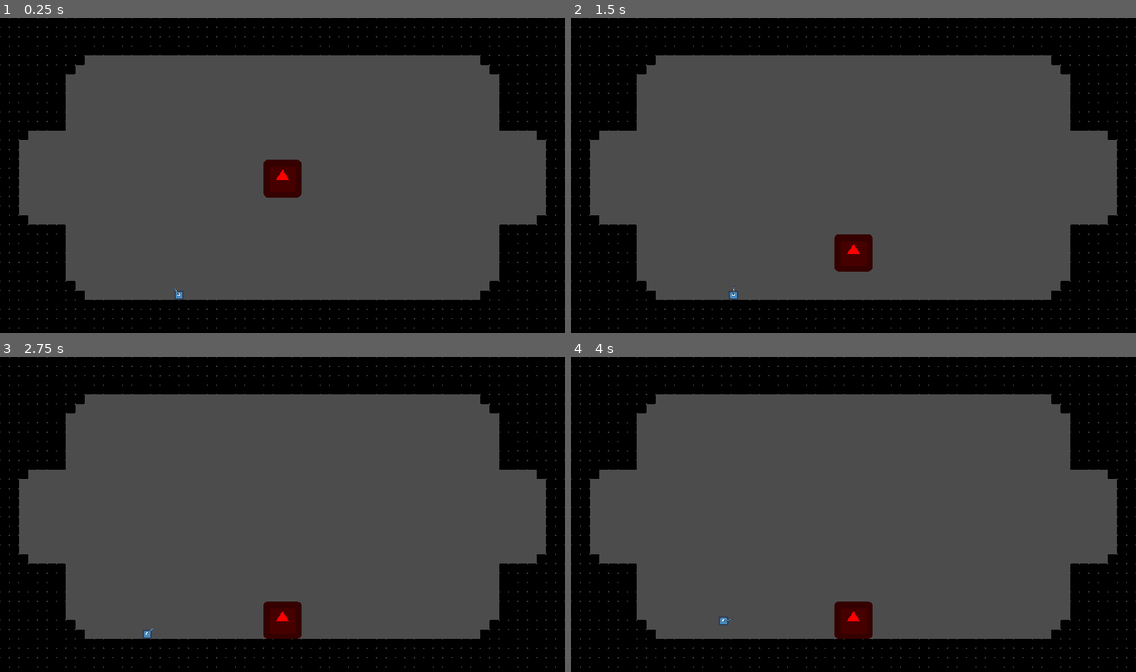
Above: before the commit, frames 1-4 (two rows, left to right).
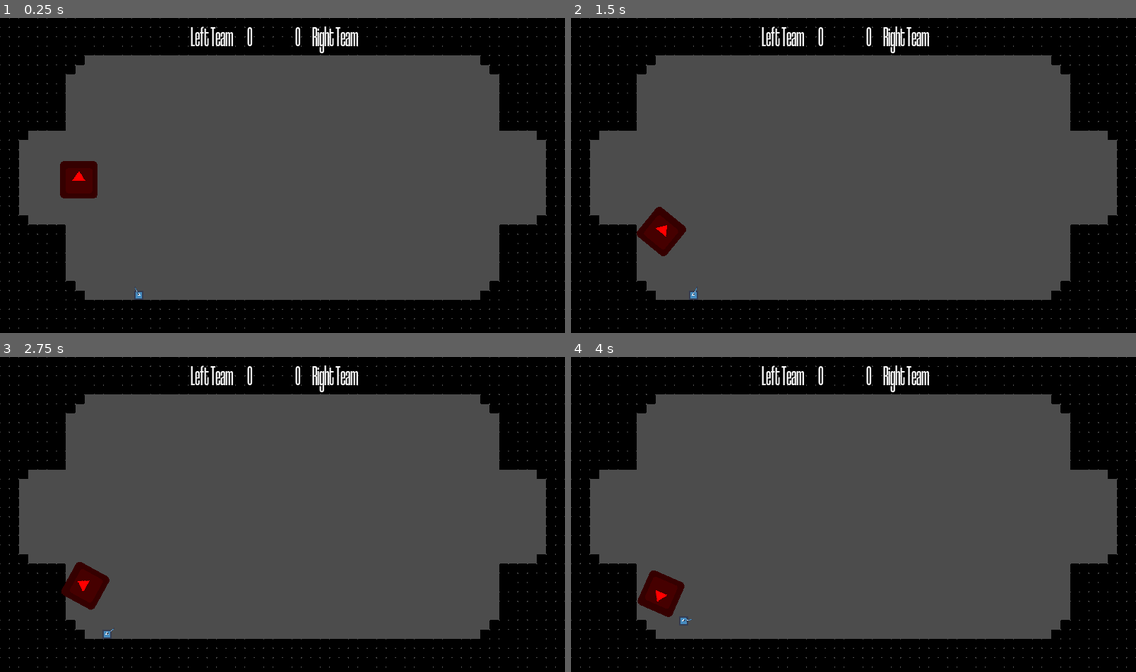
Above: after the commit, the same moments.

Repository: fijaniques/Shootball2D
Game: Godot game, scene res://Scenes/BaseMap/BaseMap.tscn
Same seed, same stepped clock (60 frames per second), same inputs: the game is played once before the commit and once after it. The engine's default icon, where the game draws it, is replaced by a stand-in: a white triangle on a blue panel in a dark square.
Inputs (mouse positions are in pixels of both pictures, inside the frame that each line leads up to):
- Up to frame 1 (0.25 s): no input
- Up to frame 2 (1.5 s): move the mouse to (977, 159) at 0.52 s; hold A (a) 0.53-1.28 s; tap D (d) at 0.8, 1.35 s; move the mouse to (740, 191) at 1.27 s
- Up to frame 3 (2.75 s): tap W (w) at 1.55, 2.1 s; move the mouse to (339, 445) at 2.02 s; hold A (a) from 2.03 s (still down)
- Up to frame 4 (4 s): move the mouse to (825, 577) at 2.77 s; release A (a) at 2.78 s; tap A (a) at 2.85 s; tap D (d) at 3.05 s; move the mouse to (1023, 561) at 3.52 s; hold D (d) from 3.53 s (still down); tap W (w) at 3.8 s

The runs differ from the first frame. In frame 1, 2.3% of the frame differs, in the area x 10-64%, y 2-90%; in frame 2, 2.3%, in the area x 11-64%, y 2-90%; in frame 3, 2.3%; in frame 4, 2.3%.
Error before the commit: Invalid call. Nonexistent function 'connect' in base 'Nil'. (res://AutoLoads/GameManager.gd:11)

Commit message:
added score system

Diff:
--- a/AutoLoads/GameManager.gd
+++ b/AutoLoads/GameManager.gd
@@ -1,18 +1,19 @@
 extends Node
 
-export(PackedScene) var goal
+onready var lLabel = get_tree().current_scene.get_node("HUD/LT/LTScore")
+onready var rLabel =  get_tree().current_scene.get_node("HUD/RT/RTScore")
 
-var lTeam
-var rTeam
-var lScore :int = 0
-var rScore :int = 0
+var lScore :int = 0 setget _set_l_score
+var rScore :int = 0 setget _set_r_score
 
-func _ready():
-	goal.connect("team", self, "_score_manager")
+func _reset():
+	self.lScore = 0
+	self.rScore = 0
 
-func _score_manager(body):
-	print("OK")
-	if(body.is_in_group("LTeam")):
-		print("GOL R")
-	else:
-		print("GOL L")
+func _set_l_score(value):
+	lScore += value
+	lLabel.text = str(lScore)
+
+func _set_r_score(value):
+	rScore += value
+	rLabel.text = str(rScore)
--- a/Entites/Ball/Ball.tscn
+++ b/Entites/Ball/Ball.tscn
@@ -7,6 +7,8 @@
 radius = 128.25
 
 [node name="Ball" type="RigidBody2D"]
+collision_layer = 4
+collision_mask = 3
 gravity_scale = 0.0
 contacts_reported = 2
 contact_monitor = true
--- a/Entites/BaseBullet/BaseBullet.tscn
+++ b/Entites/BaseBullet/BaseBullet.tscn
@@ -7,6 +7,8 @@
 radius = 6.0
 
 [node name="BaseBullet" type="KinematicBody2D"]
+collision_layer = 3
+collision_mask = 4
 script = ExtResource( 2 )
 
 [node name="Sprite" type="Sprite" parent="."]
--- a/Entites/BaseChar/BaseChar.tscn
+++ b/Entites/BaseChar/BaseChar.tscn
@@ -7,6 +7,8 @@
 extents = Vector2( 32, 32 )
 
 [node name="BaseChar" type="KinematicBody2D"]
+collision_layer = 3
+collision_mask = 4
 script = ExtResource( 2 )
 
 [node name="Sprite" type="Sprite" parent="."]
--- a/Entites/Goal/Goal.gd
+++ b/Entites/Goal/Goal.gd
@@ -1,6 +1,8 @@
 extends Area2D
+
+export(bool) var lTeam
 
 signal team
 
 func _on_Goal_body_entered(body):
-	emit_signal("team", body)
+	emit_signal("team", lTeam)
--- a/Entites/Goal/Goal.tscn
+++ b/Entites/Goal/Goal.tscn
@@ -6,6 +6,8 @@
 extents = Vector2( 96, 320 )
 
 [node name="Goal" type="Area2D"]
+collision_layer = 8
+collision_mask = 4
 script = ExtResource( 1 )
 
 [node name="CollisionShape2D" type="CollisionShape2D" parent="."]
--- a/Scenes/BaseMap/BaseMap.gd
+++ b/Scenes/BaseMap/BaseMap.gd
@@ -1,16 +1,20 @@
 extends Node2D
 
-onready var lGoal = $LGoal
-onready var rGoal = $RGoal
+onready var lGoal = $Goals/LGoal
+onready var rGoal = $Goals/RGoal
 
 func _ready():
+	MANAGER._reset()
+	_signal_connection()
+#	$Ball.global_position = get_viewport_rect().size / 2
+
+func _manage_score(lTeam):
+	print("test")
+	if(lTeam):
+		MANAGER.rScore = 1
+	else:
+		MANAGER.lScore = 1
+
+func _signal_connection():
 	lGoal.connect("team", self, "_manage_score")
 	rGoal.connect("team", self, "_manage_score")
-	$Ball.global_position = get_viewport_rect().size / 2
-
-func _manage_score(body):
-	print("ENTROU")
-	if(body.is_in_group("LTeam")):
-		print("L")
-	else:
-		print("R")
--- a/Scenes/BaseMap/BaseMap.tscn
+++ b/Scenes/BaseMap/BaseMap.tscn
@@ -1,10 +1,11 @@
-[gd_scene load_steps=8 format=2]
+[gd_scene load_steps=10 format=2]
 
 [ext_resource path="res://Entites/BaseChar/BaseChar.tscn" type="PackedScene" id=1]
 [ext_resource path="res://icon.png" type="Texture" id=2]
 [ext_resource path="res://Scenes/BaseMap/BaseMap.gd" type="Script" id=3]
 [ext_resource path="res://Entites/Ball/Ball.tscn" type="PackedScene" id=4]
 [ext_resource path="res://Entites/Goal/Goal.tscn" type="PackedScene" id=5]
+[ext_resource path="res://Fonts/coolvetica crammed rg.otf" type="DynamicFontData" id=6]
 
 [sub_resource type="ConvexPolygonShape2D" id=1]
 points = PoolVector2Array( 64, 64, 0, 64, 0, 0, 64, 0 )
@@ -32,24 +33,77 @@
 } ]
 0/z_index = 0
 
+[sub_resource type="DynamicFont" id=3]
+size = 200
+font_data = ExtResource( 6 )
+
 [node name="BaseMap" type="Node2D"]
 script = ExtResource( 3 )
 
 [node name="TileMap" type="TileMap" parent="."]
 modulate = Color( 0, 0, 0, 1 )
 tile_set = SubResource( 2 )
+collision_layer = 0
+collision_mask = 7
 format = 1
 tile_data = PoolIntArray( 0, 0, 0, 1, 0, 0, 2, 0, 0, 3, 0, 0, 4, 0, 0, 5, 0, 0, 6, 0, 0, 7, 0, 0, 8, 0, 0, 9, 0, 0, 10, …(10621 unchanged characters)…
 
 [node name="Ball" parent="." instance=ExtResource( 4 )]
-position = Vector2( 1976, 608 )
+position = Vector2( 536, 1088 )
 gravity_scale = 5.0
 
 [node name="BaseChar" parent="." instance=ExtResource( 1 )]
-position = Vector2( 1216, 1832 )
+position = Vector2( 944, 1824 )
 
-[node name="LGoal" parent="." groups=["LTeam"] instance=ExtResource( 5 )]
+[node name="Goals" type="Node2D" parent="."]
+
+[node name="LGoal" parent="Goals" instance=ExtResource( 5 )]
 position = Vector2( 224, 1088 )
+lTeam = true
 
-[node name="RGoal" parent="." groups=["RTeam"] instance=ExtResource( 5 )]
+[node name="RGoal" parent="Goals" instance=ExtResource( 5 )]
 position = Vector2( 3608, 1088 )
+
+[node name="HUD" type="CanvasLayer" parent="."]
+
+[node name="LT" type="Node2D" parent="HUD"]
+position = Vector2( 1296, 0 )
+
+[node name="LeftTeam" type="Label" parent="HUD/LT"]
+margin_right = 302.0
+margin_bottom = 241.0
+custom_fonts/font = SubResource( 3 )
+text = "Left Team"
+__meta__ = {
+"_edit_use_anchors_": false
+}
+
+[node name="LTScore" type="Label" parent="HUD/LT"]
+margin_left = 384.0
+margin_right = 424.0
+margin_bottom = 241.0
+custom_fonts/font = SubResource( 3 )
+__meta__ = {
+"_edit_use_anchors_": false
+}
+
+[node name="RT" type="Node2D" parent="HUD"]
+position = Vector2( 2008, 0 )
+
+[node name="RTScore" type="Label" parent="HUD/RT"]
+margin_right = 40.0
+margin_bottom = 241.0
+custom_fonts/font = SubResource( 3 )
+__meta__ = {
+"_edit_use_anchors_": false
+}
+
+[node name="RightTeam" type="Label" parent="HUD/RT"]
+margin_left = 112.0
+margin_right = 444.0
+margin_bottom = 241.0
+custom_fonts/font = SubResource( 3 )
+text = "Right Team"
+__meta__ = {
+"_edit_use_anchors_": false
+}
--- a/project.godot
+++ b/project.godot
@@ -63,6 +63,13 @@
 "events": [  ]
 }
 
+[layer_names]
+
+2d_physics/layer_1="LTeam"
+2d_physics/layer_2="RTeam"
+2d_physics/layer_3="Ball"
+2d_physics/layer_4="Goal"
+
 [physics]
 
 common/enable_pause_aware_picking=true
Binary file added: Fonts/coolvetica compressed hv.otf
Binary file added: Fonts/coolvetica condensed rg.otf
Binary file added: Fonts/coolvetica crammed rg.otf
Binary file added: Fonts/coolvetica rg it.otf
Binary file added: Fonts/coolvetica rg.otf
Not shown, changed: .DS_Store
Not shown, added: Fonts/.DS_Store
